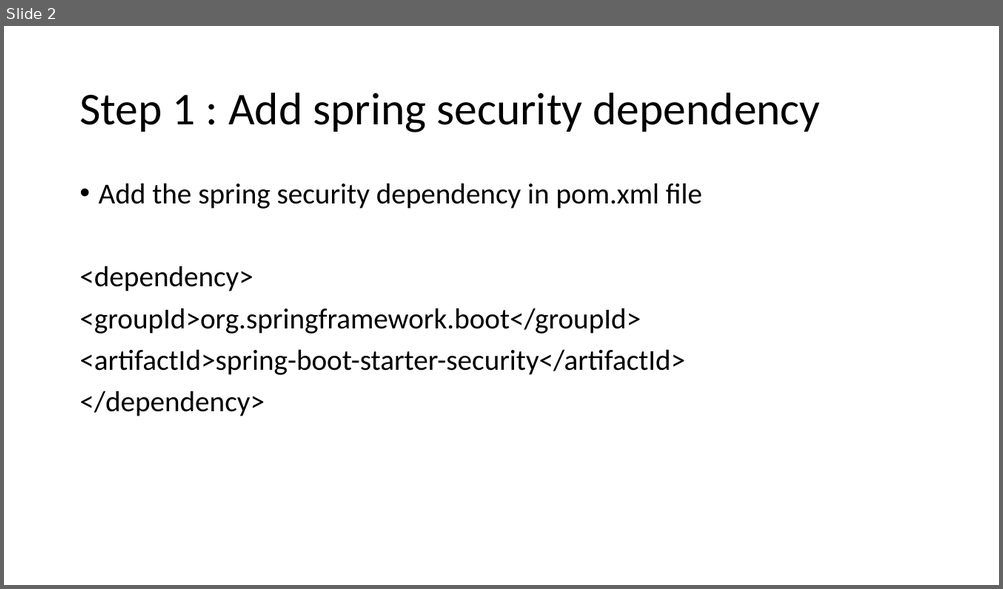
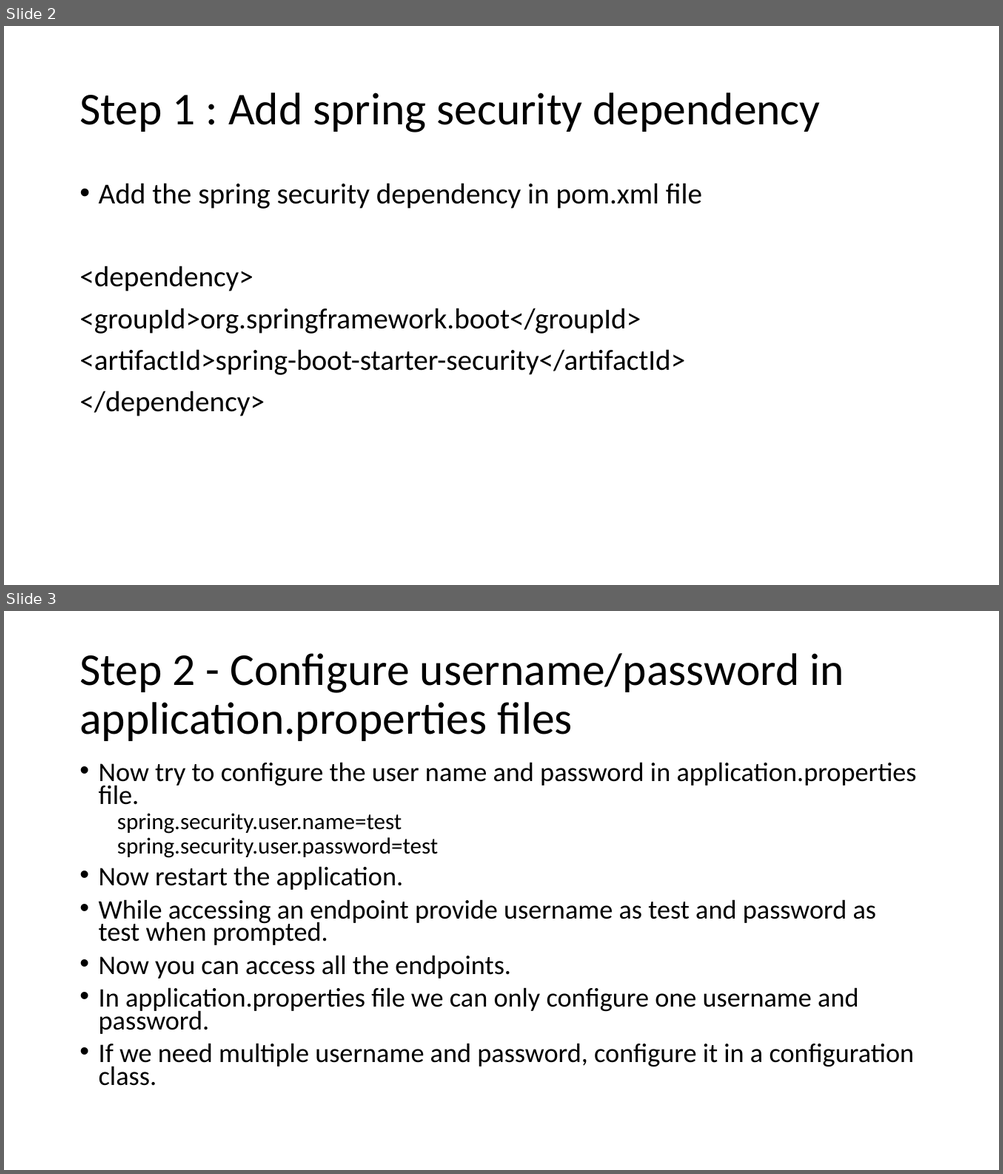
Before and after one commit to august-2026-training/PPTs, a slide deck: 3. Spring_Security_7_Securing_Rest_Endpoints.pptx. Shown one above the other, each under a label of ours: slide 2 before the commit, slides 2 and 3 after it. The pictures are 1003x589 and 1003x1174 pixels, drawn with LibreOffice and Linux fonts; fonts in the diff are those of the drawing. Boxes give left, top, right and bottom in pixels: in the first picture for what was removed or moved away, otherwise in the second. Text is boxed around its words. In the diff, an @@ line names an element or a change of style, - is before the commit and + after.

```diff
--- a/3. Spring_Security_7_Securing_Rest_Endpoints.pptx
+++ b/3. Spring_Security_7_Securing_Rest_Endpoints.pptx
@@ slide 3 added at [4,611,999,1170], background #FFFFFF @@
@@ title added at [79,653,843,741], 44 pt, text #000000 @@
+Step 2 - Configure username/password in application.properties files
@@ text added at [99,762,916,1086], 25.9 pt, text #000000 @@
+• Now try to configure the user name and password in application.properties file.
+  spring.security.user.name=test
+  spring.security.user.password=test
+• Now restart the application.
+• While accessing an endpoint provide username as test and password as test when prompted.
+• Now you can access all the endpoints.
+• In application.properties file we can only configure one username and password.
+• If we need multiple username and password, configure it in a configuration class.
```
Also in this commit, not shown: 9 slides changed, 4 other slides added.
